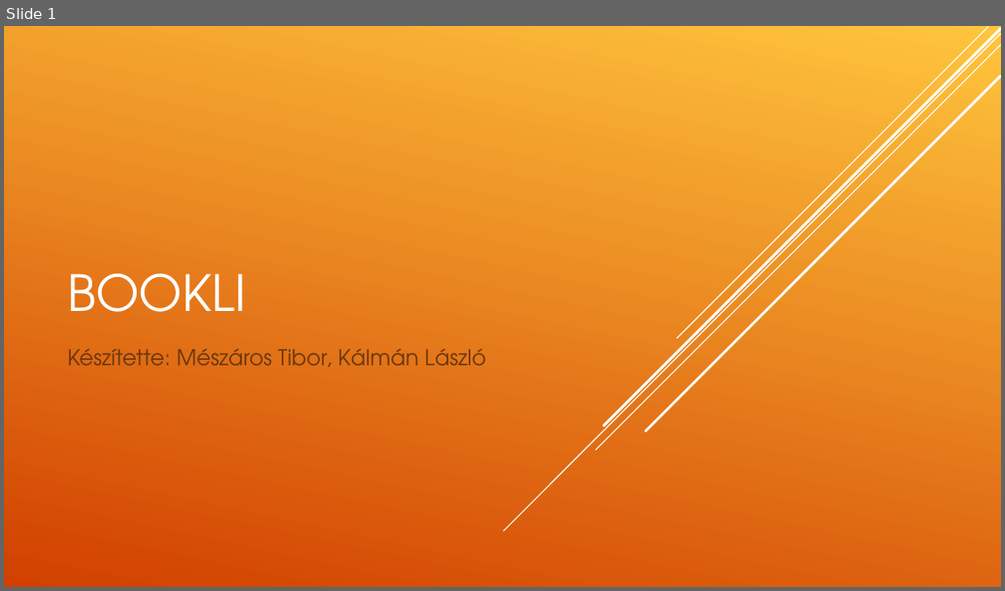
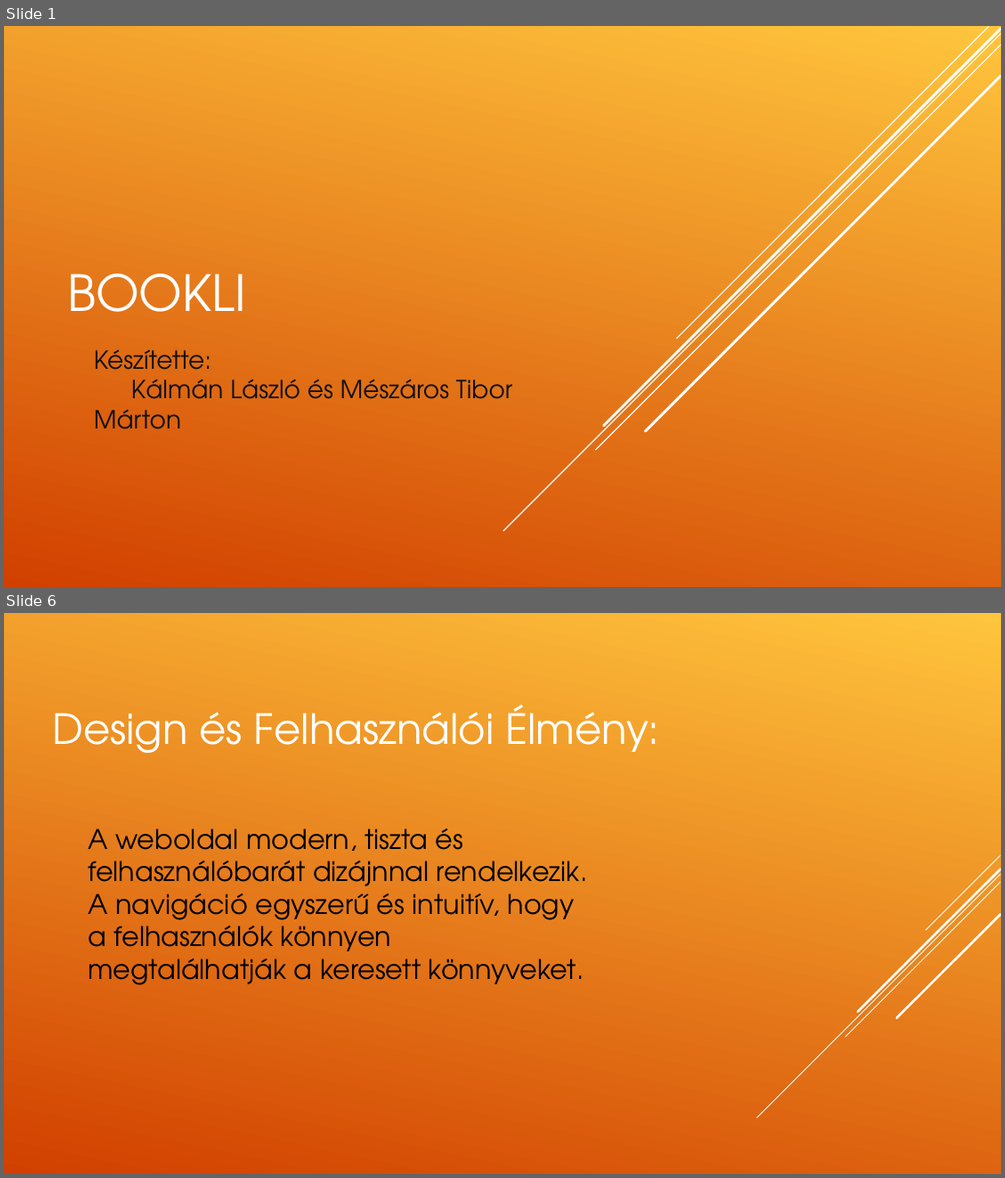
Before and after one commit to kalmanlaszlo06/vizsgaremek, a slide deck: vizsgaremek/Bookli.ppt. Shown one above the other, each under a label of ours: slide 1 before the commit, slides 1 and 6 after it; the slides between them are not shown. The pictures are 1005x591 and 1005x1178 pixels, drawn with LibreOffice and Linux fonts; fonts in the diff are those of the drawing. Boxes give left, top, right and bottom in pixels: in the first picture for what was removed or moved away, otherwise in the second. Text is boxed around its words. In the diff, an @@ line names an element or a change of style, - is before the commit and + after.

```diff
--- a/vizsgaremek/Bookli.ppt
+++ b/vizsgaremek/Bookli.ppt
@@ slide 6 added at <box>4,613,1001,1174</box>, background gradient #FFC53D to #D14000 @@
@@ text added at <box>52,705,660,753</box>, 40 pt, text #FFFFFF @@
+Design és Felhasználói Élmény:
@@ text added at <box>88,828,588,985</box>, 26 pt, text #000000 @@
+A weboldal modern, tiszta és felhasználóbarát dizájnnal rendelkezik. A navigáció egyszerű és intuitív, hogy a felhasználók könnyen megtalálhatják a keresett könnyveket.
@@ group added at <box>756,855,1000,1118</box>: 5 lines @@
@@ slide 1 changed as well @@
@@ text at <box>94,349,512,429</box>: text changed; size 21 to 24 pt; text colour #68370F to #111111 @@
-Készítette: Mészáros Tibor, Kálmán László
+Készítette:
+Kálmán László és Mészáros Tibor Márton
```
Also in this commit, not shown: 2 other slides changed, 3 other slides added, 4 slides removed.
